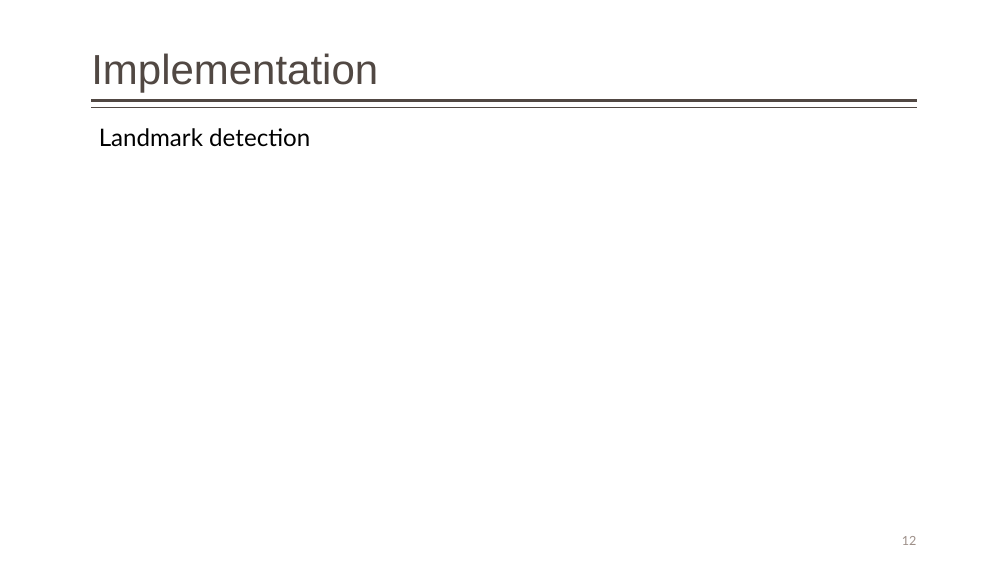
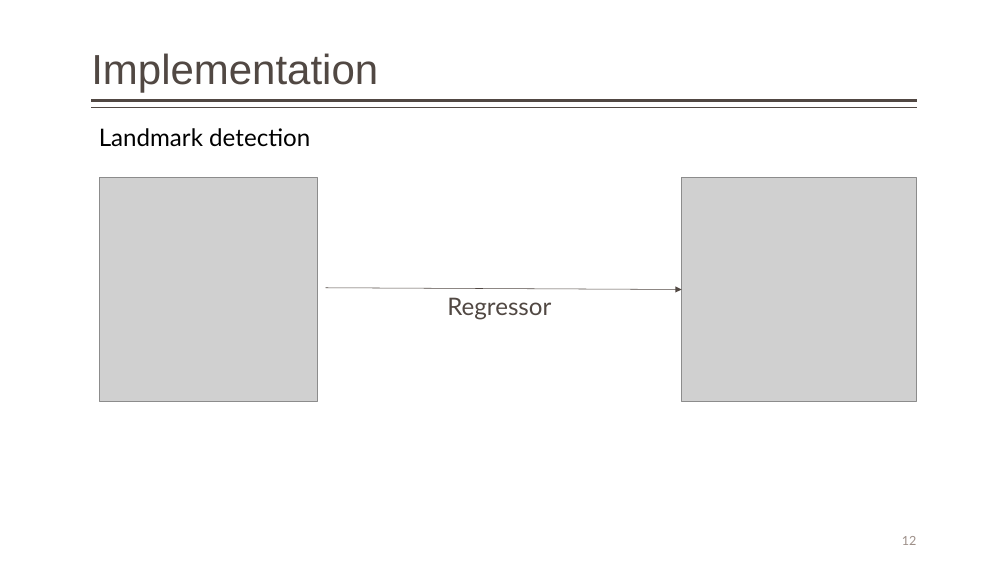
Before and after one commit to Gitworkarboy/Face-Attendance-System, a slide deck: slide 12 of presentation/face-attendance-2018.pptx. Drawn at 1008x567 pixels with LibreOffice and Linux fonts; fonts in the diff are those of the drawing; grey boxes stand for pictures. Boxes give left, top, right and bottom in pixels: in the first picture for what was removed or moved away, otherwise in the second. Text is boxed around its words. In the diff, an @@ line names an element or a change of style, - is before the commit and + after.

Commit message:
presentation: a more completion in implementation

```diff
--- a/presentation/face-attendance-2018.pptx
+++ b/presentation/face-attendance-2018.pptx
@@ picture added at [100,178,318,402] @@
@@ picture added at [682,178,917,402] @@
@@ arrow added from (326, 288) to (682, 290), #514843 0.5 pt @@
@@ text added at [447,297,551,320], 23 pt, text #514843 @@
+Regressor
```
Also in this commit, not shown: 1 other slide changed, 1 slide added, 5 other files.
